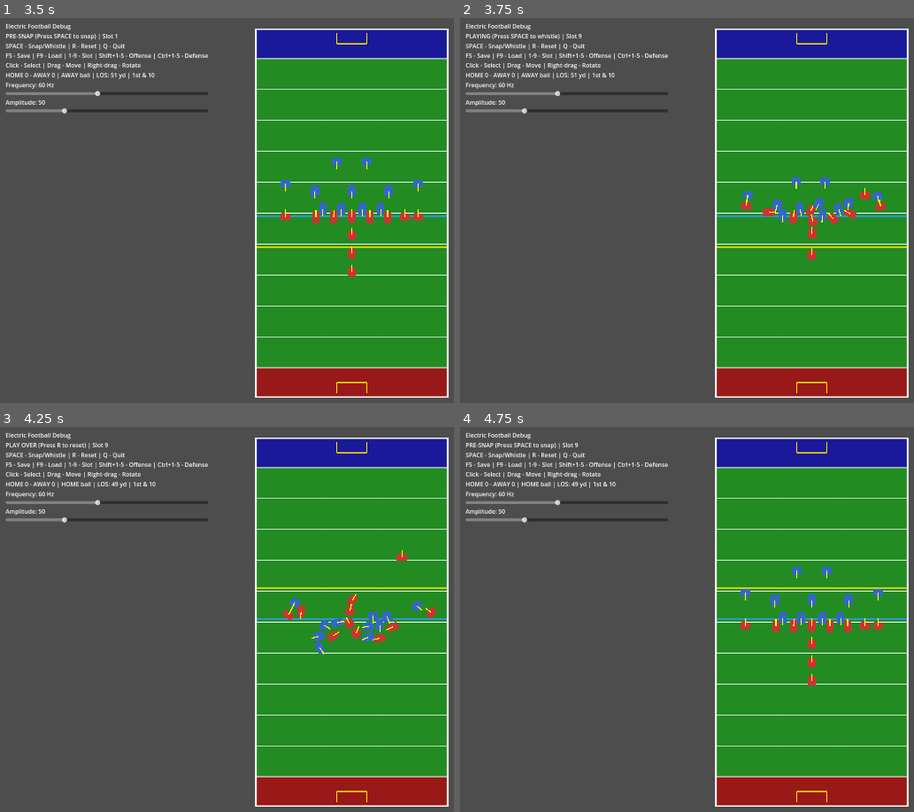
Above: before the commit, frames 1-4 (two rows, left to right).
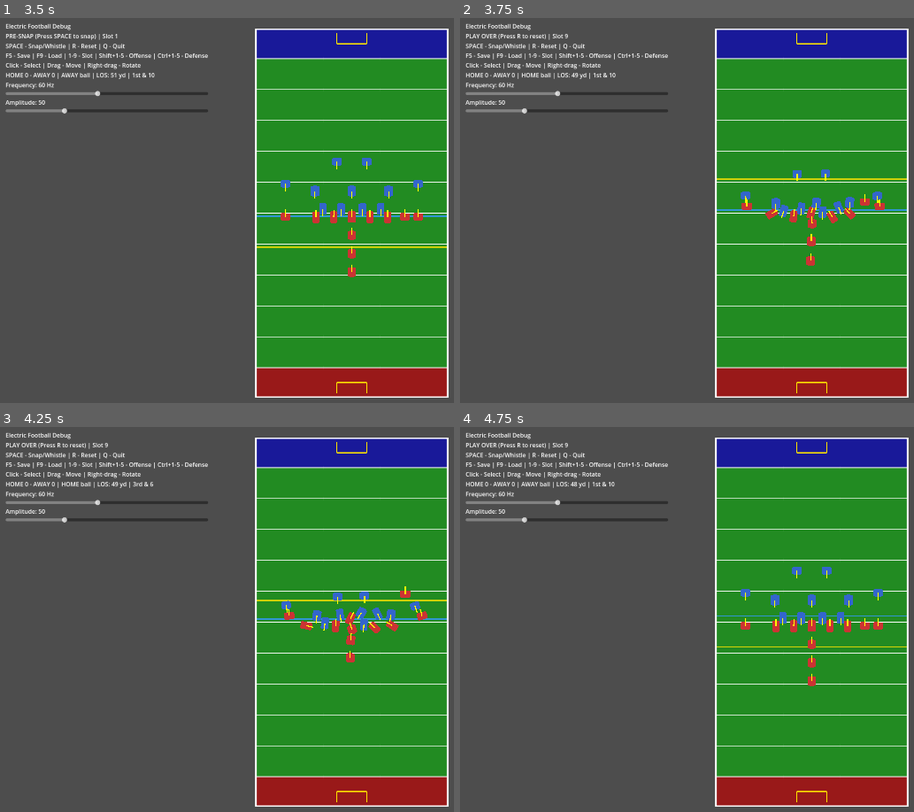
Above: after the commit, the same moments.

Repository: Freaksed/electric-football
Game: Godot game, scene res://scenes/main.tscn
Two runs of this game, one before a commit and one after it. Both use one fixed random seed, a clock stepped at 60 frames per second and the inputs below.
Inputs (mouse positions are in pixels of both pictures, inside the frame that each line leads up to):
- Up to frame 1 (3.5 s): tap Space at 0.5, 2 s; move the mouse to (outside the picture) at 0.52 s; hold Up 0.53-1.25 s; tap R at 0.6, 1.25, 2.75 s; click (outside the picture) at 0.67 s; tap Enter (ui_accept) at 0.77 s; drag from (208, 233) to (317, 291) at 1.27 s; move the mouse to (422, 125) at 2.02 s; hold Up 2.03-2.75 s; tap K at 2.1 s; drag from (317, 291) to (140, 152) at 2.77 s
- Up to frame 2 (3.75 s): tap Space at 3.5 s; move the mouse to (outside the picture) at 3.52 s; hold Down from 3.53 s (still down); tap 9 at 3.6 s
- Up to frame 3 (4.25 s): keep holding Down; tap Enter (ui_accept) at 3.77 s
- Up to frame 4 (4.75 s): release Down at 4.25 s; tap R at 4.25 s; drag from (600, 561) to (705, 523) at 4.27 s

Frame 1 is identical in both runs. In frame 2, 1.7% of the frame differs, in the area x 4-99%, y 4-65%; in frame 3, 1.9%, in the area x 29-99%, y 14-62%; in frame 4, 0.8%.

Commit message:
Fix scoring flow and ball carrier assignment
- Add live touchdown detection in _physics_process (no tackle required)
- Clear ball carrier after scores in _setup_kickoff
- Rename _find_quarterback to _find_ball_carrier with fallback logic
  (QB → RB → any player) so teams without a QB can still play

Co-Authored-By: Claude Opus 4.5 <noreply@anthropic.com>

Diff:
--- a/scripts/game_manager.gd
+++ b/scripts/game_manager.gd
@@ -97,6 +97,28 @@
 		_vibration.vibration_stopped.connect(_on_vibration_stopped)
 
 
+func _physics_process(_delta: float) -> void:
+	# Check for touchdown during play (ball carrier reaches end zone)
+	if current_phase == GamePhase.PLAYING and _ball_carrier:
+		var carrier_y := _ball_carrier.global_position.y
+
+		# HOME offense scores at away end zone (top, y < END_ZONE_DEPTH)
+		if _possession == PlayerFigure.Team.HOME and carrier_y < END_ZONE_DEPTH:
+			_score_touchdown_live(PlayerFigure.Team.HOME)
+		# AWAY offense scores at home end zone (bottom, y > FIELD_HEIGHT - END_ZONE_DEPTH)
+		elif _possession == PlayerFigure.Team.AWAY and carrier_y > FIELD_HEIGHT - END_ZONE_DEPTH:
+			_score_touchdown_live(PlayerFigure.Team.AWAY)
+
+
+func _score_touchdown_live(team: PlayerFigure.Team) -> void:
+	if _vibration:
+		_vibration.stop_vibration()
+	_last_play_result = PlayResult.TOUCHDOWN
+	_score_touchdown(team)
+	current_phase = GamePhase.PLAY_OVER
+	play_ended.emit("touchdown")
+
+
 func _on_vibration_started() -> void:
 	if current_phase == GamePhase.PRE_SNAP:
 		current_phase = GamePhase.PLAYING
@@ -476,6 +498,9 @@
 
 ## Set up for kickoff after a score
 func _setup_kickoff(scoring_team: PlayerFigure.Team) -> void:
+	# Clear ball carrier for fresh start
+	set_ball_carrier(null)
+
 	# The team that scored kicks off (opponent receives)
 	# For now, just change possession and set LOS to receiving team's 20
 	if scoring_team == PlayerFigure.Team.HOME:
--- a/scripts/main.gd
+++ b/scripts/main.gd
@@ -178,10 +178,10 @@
 	match _game_manager.current_phase:
 		GameManager.GamePhase.PRE_SNAP:
 			# Snap the ball - start the play
-			# Find the QB on the team with possession and set as ball carrier
-			var qb := _find_quarterback(_game_manager.possession)
-			if qb:
-				_game_manager.set_ball_carrier(qb)
+			# Find ball carrier on the team with possession (QB, RB, or any player)
+			var carrier := _find_ball_carrier(_game_manager.possession)
+			if carrier:
+				_game_manager.set_ball_carrier(carrier)
 			_game_manager.snap()
 		GameManager.GamePhase.PLAYING:
 			# Blow the whistle - stop the play
@@ -482,9 +482,18 @@
 	print("Loaded preset: %s (%d players)" % [formation.formation_name, count])
 
 
-func _find_quarterback(team: PlayerFigure.Team) -> PlayerFigure:
+func _find_ball_carrier(team: PlayerFigure.Team) -> PlayerFigure:
+	# First try to find a QB
 	for player in $Players.get_children():
 		if player is PlayerFigure and player.team == team and player.is_quarterback():
+			return player
+	# Fall back to running back
+	for player in $Players.get_children():
+		if player is PlayerFigure and player.team == team and player.role == PlayerFigure.Role.RUNNING_BACK:
+			return player
+	# Fall back to any player on the team
+	for player in $Players.get_children():
+		if player is PlayerFigure and player.team == team:
 			return player
 	return null
 
